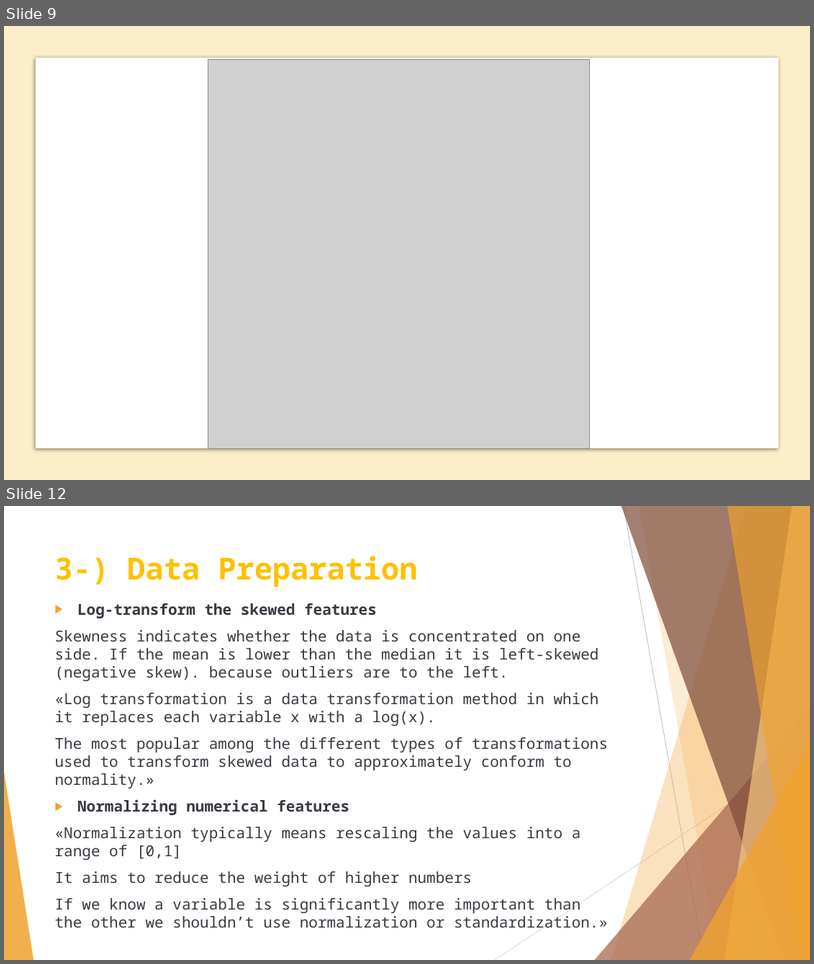
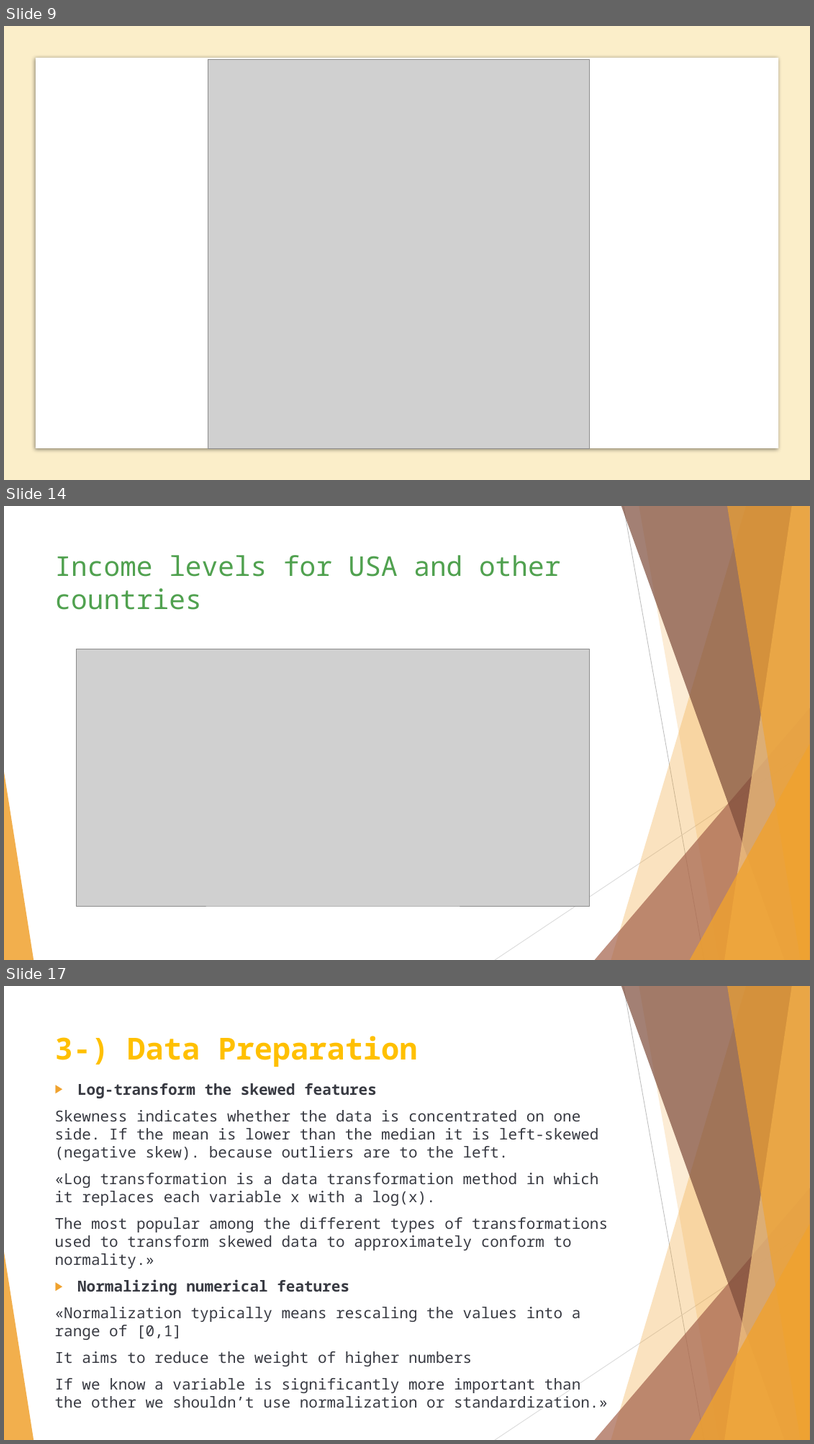
Before and after one commit to badicev/finding_donors, a slide deck: MLCharity-BaşakDilaraÇevik.pptx. Shown one above the other, each under a label of ours: slides 9 and 12 before the commit, slides 9, 14 and 17 after it; the slides between them are not shown. The pictures are 814x964 and 814x1444 pixels, drawn with LibreOffice and Linux fonts; fonts in the diff are those of the drawing; grey boxes stand for pictures. Boxes give left, top, right and bottom in pixels: in the first picture for what was removed or moved away, otherwise in the second. Text is boxed around its words. In the diff, an @@ line names an element or a change of style, - is before the commit and + after.

Commit message:
added images, ppt

```diff
--- a/MLCharity-BaşakDilaraÇevik.pptx
+++ b/MLCharity-BaşakDilaraÇevik.pptx
@@ slide 14 added at <box>4,506,810,960</box>, background #FFFFFF; not listed: 10 template elements that a slide beside it also shows @@
@@ title added at <box>55,555,561,610</box>, 32.4 pt, text #50A14F @@
+Income levels for USA and other countries
@@ picture added at <box>77,649,590,906</box> @@
@@ what was slide 12 is now slide 17 @@
```
Also in this commit, not shown: 8 slides changed, 12 other slides added, 4 slides removed, 41 other files.
